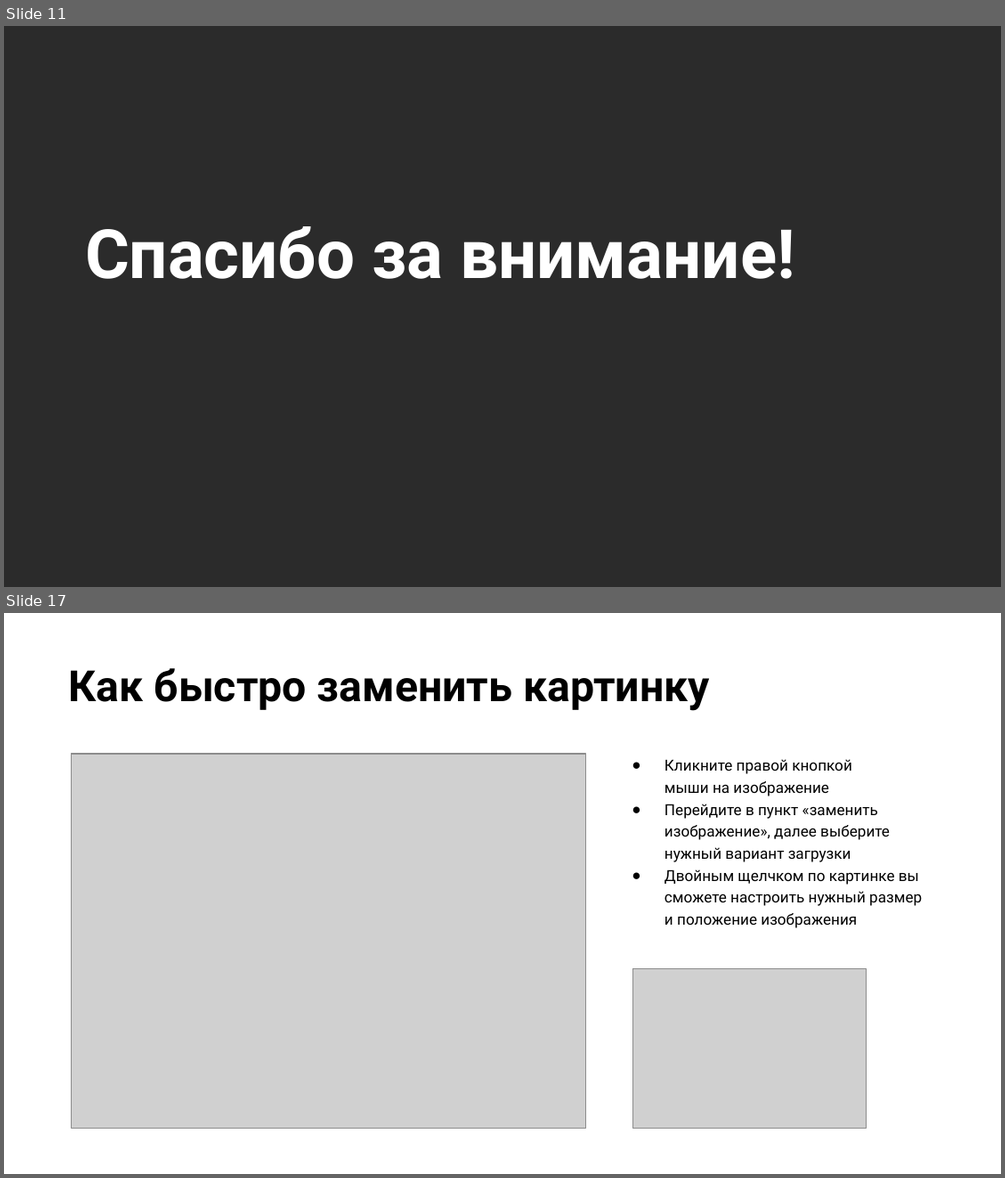
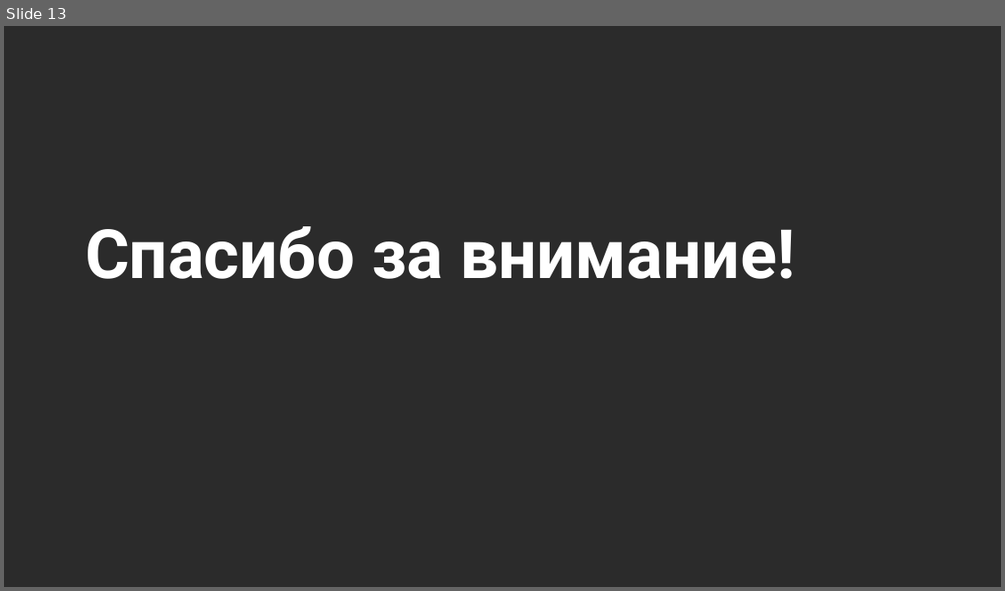
Before and after one commit to kochnevd/course-microservices, a slide deck: course-project/materials/Защита проекта.pptx. Shown one above the other, each under a label of ours: slides 11 and 17 before the commit, slide 13 after it; the slides between them are not shown. The pictures are 1005x1178 and 1005x591 pixels, drawn with LibreOffice and Linux fonts; fonts in the diff are those of the drawing; grey boxes stand for pictures; background and template pictures are left out; a plain dark background stands for a picture behind light text. Boxes give left, top, right and bottom in pixels: in the first picture for what was removed or moved away, otherwise in the second. Text is boxed around its words. In the diff, an @@ line names an element or a change of style, - is before the commit and + after.

```diff
--- a/course-project/materials/Защита проекта.pptx
+++ b/course-project/materials/Защита проекта.pptx
@@ slide 17 removed at [4, 613, 1001, 1174], background picture (left out) @@
@@ title removed at [68, 668, 710, 711] @@
-Как быстро заменить картинку
@@ picture removed at [72, 754, 586, 1127] @@
@@ subtitle removed at [664, 759, 922, 928] @@
-● Кликните правой кнопкой
-мыши на изображение
-● Перейдите в пункт «заменить изображение», далее выберите
-нужный вариант загрузки
-● Двойным щелчком по картинке вы сможете настроить нужный размер
-и положение изображения
@@ picture removed at [633, 968, 866, 1127] @@
@@ what was slide 11 is now slide 13 @@
```
Also in this commit, not shown: 1 slide changed, 8 slides added, 12 other slides removed.
